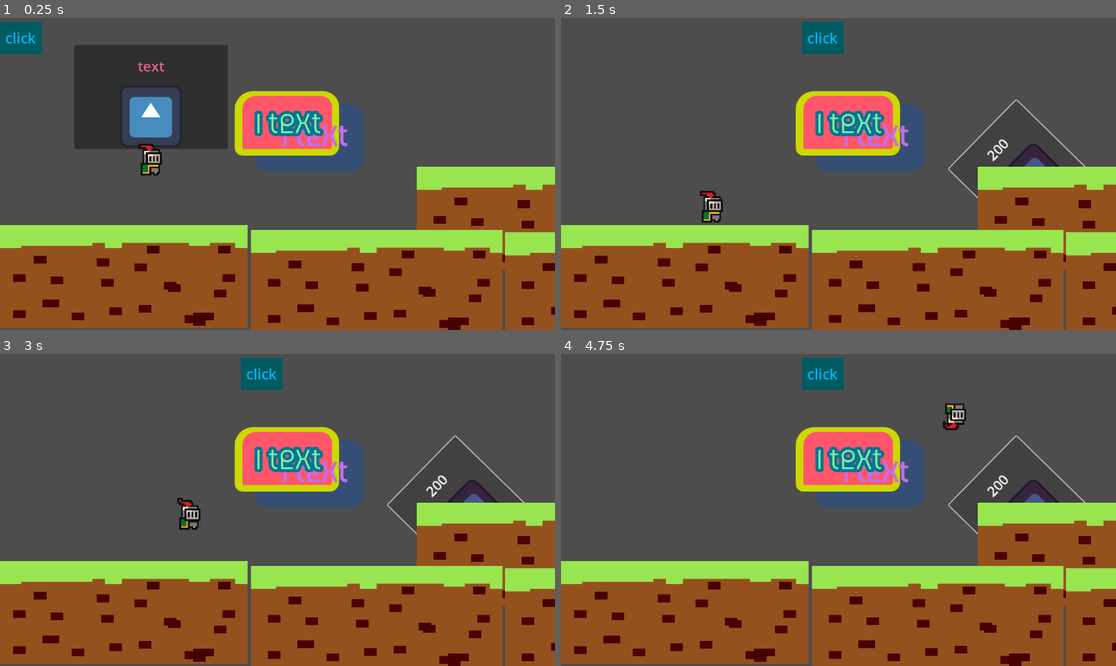
Above: before the commit, frames 1-4 (two rows, left to right).
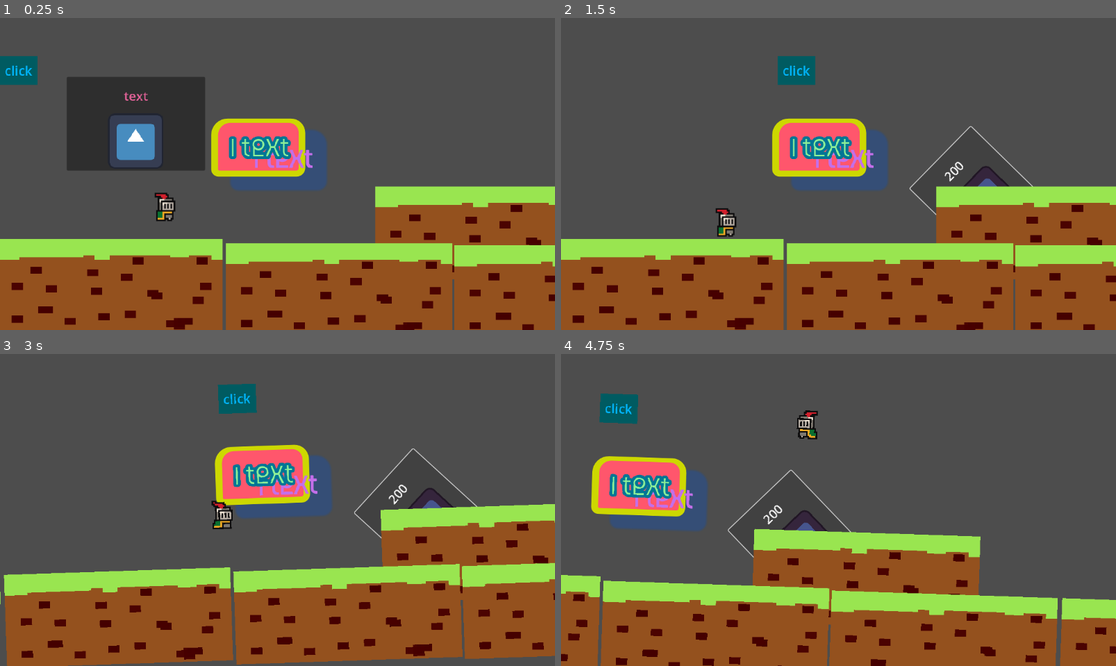
Above: after the commit, the same moments.

Repository: andreyka101/maxim_godot
Game: Godot game, scene res://level_1_2d.tscn
The game is run twice, just before and just after one commit, with the same random seed, the same clock (stepped at 60 frames per second) and the same inputs. The engine's default icon, where the game draws it, is replaced by a stand-in: a white triangle on a blue panel in a dark square.
Inputs:
- Up to frame 1 (0.25 s): no input
- Up to frame 2 (1.5 s): click "click" at 0.5 s; click "text" at 1.25 s
- Up to frame 3 (3 s): click "200" at 2 s; hold Right (key_right) from 2.78 s (still down); tap Space (key_up) at 2.85 s
- Up to frame 4 (4.75 s): tap Space (key_up) at 3.02, 3.32, 3.77, 3.8, 4.07, 4.35 s; tap T (key_teleport_t) at 3.6 s; release Right (key_right) at 4.28 s; hold A (key_left) from 4.28 s (still down)

The runs differ from the first frame. In frame 1, 34% of the frame differs, in the area x 0-100%, y 1-100%; in frame 2, 27%; in frame 3, 21%; in frame 4, 39%.

Commit message:
уауауауа

Diff:
--- /dev/null
+++ b/coin_area_2d.tscn
@@ -0,0 +1,7 @@
+[gd_scene format=3 uid="uid://hqfbjg31ipvq"]
+
+[node name="coin_area2D" type="Area2D"]
+
+[node name="CollisionShape2D" type="CollisionShape2D" parent="."]
+
+[node name="Sprite2D" type="Sprite2D" parent="."]
--- a/level_1_2d.tscn
+++ b/level_1_2d.tscn
@@ -107,7 +107,11 @@
 position = Vector2(1841, 552)
 
 [node name="player2D" parent="." instance=ExtResource("2_6tfkg")]
-position = Vector2(310, 218)
+position = Vector2(378, 315)
+
+[node name="earth2D8" parent="." instance=ExtResource("2_ffof0")]
+position = Vector2(-125, 237)
+rotation = 1.5708
 
 [connection signal="button_down" from="Button" to="." method="_on_button_button_down"]
 [connection signal="pressed" from="Button2" to="Button2" method="_on_pressed"]
--- a/player_2d.gd
+++ b/player_2d.gd
@@ -5,6 +5,7 @@
 
 # @onready - создаёт переменную только после прогрузки сцены
 @onready var sprite :AnimatedSprite2D  = get_node("AnimatedSprite2D")
+@onready var camera :Camera2D  = get_node("Camera2D")
 
 
 var num_jump = 0
@@ -23,23 +24,41 @@
 
 # метод _physics_process - вызывается с каждым кадром нужна для расчета физики
 func _physics_process(delta: float) -> void:
+	#print(delta)
+	#print(2000*delta)
+
 
 	# Input.is_action_pressed - обрабатывает зажатие клавиш
 	#print(Input.is_action_pressedadad("key_right"))
 
 	# Input.is_action_just_pressed - обрабатывает клик клавиш
 	#print(Input.is_action_just_pressed("key_right"))
-
+	print(camera.rotation)
 
 	# движение игрока влево или право
 	if(Input.is_action_pressed("key_right")):
-		self.position.x += 400 * delta
+		# движение через position
+		#self.position.x += 400 * delta
+		# движение через velocity
+		self.velocity.x = 600
 		# переворачиваем спрайт
 		sprite.flip_h = false
+		# вращаем камеру
+		camera.rotation = 2 * delta
 	elif(Input.is_action_pressed("key_left")):
-		position.x -= 400 * delta
+		# движение через position
+		#position.x -= 400 * delta
+		# движение через velocity
+		velocity.x = -600
 		# переворачиваем спрайт
 		sprite.flip_h = true
+		# вращаем камеру
+		camera.rotation = -2 * delta
+	else:
+		velocity.x = 0
+		# вращаем камеру
+		camera.rotation = 0 * delta
+
 
 	# анимируем движение игрока
 	if(Input.is_action_pressed("key_right")and num_jump == 0):
@@ -51,14 +70,20 @@
 
 
 
-	# прыжок игрока
-	if(num_jump != 0):
-		position.y -= num_jump * delta
-		num_jump -= 10
-		sprite.play("jump")
-	# запуск прыжок
+	# прыжок игрока через position
+	#if(num_jump != 0):
+		#position.y -= num_jump * delta
+		#num_jump -= 10
+		#sprite.play("jump")
+	## запуск прыжок
+	#if(Input.is_action_just_pressed("key_up") and is_on_floor()):
+		#num_jump = 800
+
+
+
+	# прыжок игрока через velocity
 	if(Input.is_action_just_pressed("key_up") and is_on_floor()):
-		num_jump = 800
+		velocity.y = -700
 
 
 
@@ -84,7 +109,11 @@
 
 #	# включаем гравитацию если игрок не стоит на земле
 	if(not is_on_floor()):
-		position.y += 300 * delta
+		# гравитация через position
+		#position.y += 300 * delta
+		# гравитация через velocity
+		velocity.y += 1200 * delta
+
 
 
 
--- a/player_2d.tscn
+++ b/player_2d.tscn
@@ -303,3 +303,18 @@
 autoplay = "idel"
 frame = 7
 frame_progress = 1.0
+
+[node name="Camera2D" type="Camera2D" parent="."]
+ignore_rotation = false
+zoom = Vector2(0.9, 0.9)
+limit_left = 0
+limit_bottom = 640
+rotation_smoothing_enabled = true
+rotation_smoothing_speed = 100.0
+drag_horizontal_enabled = true
+drag_vertical_enabled = true
+drag_left_margin = 0.28
+drag_top_margin = 0.67
+drag_right_margin = 0.29
+editor_draw_limits = true
+editor_draw_drag_margin = true
